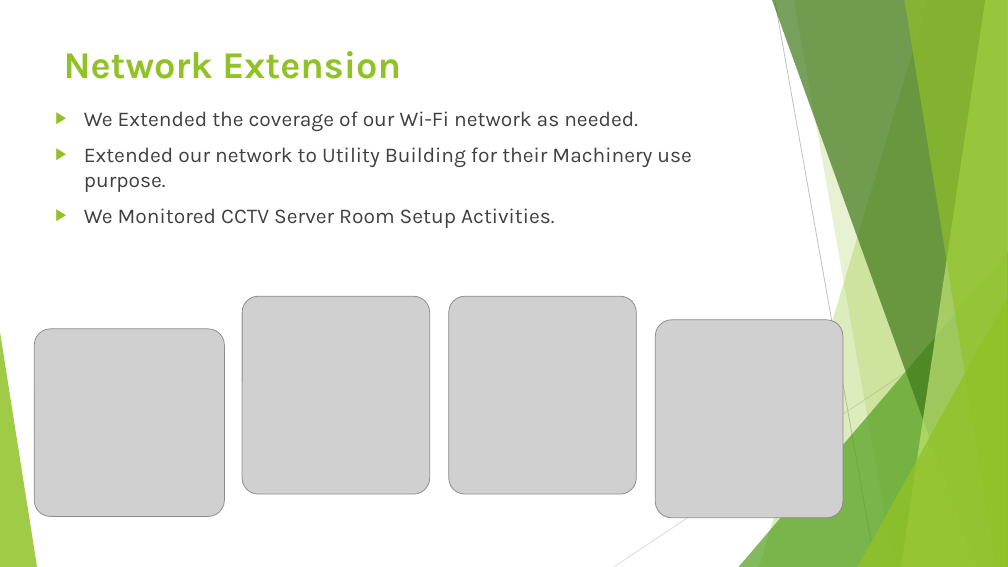
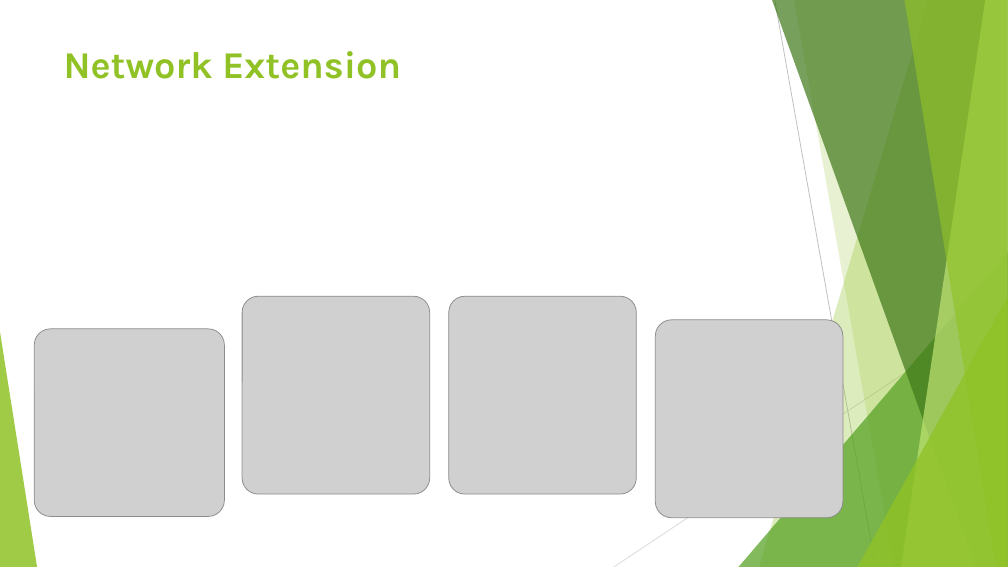
Before and after one commit to OmorKyumAunto/helpdesk-frontend, a slide deck: slide 4 of public/templates/monthly-achivement-template.pptx. Drawn at 1008x567 pixels with LibreOffice and Linux fonts; fonts in the diff are those of the drawing; grey boxes stand for pictures. Boxes give left, top, right and bottom in pixels: in the first picture for what was removed or moved away, otherwise in the second. Text is boxed around its words. In the diff, an @@ line names an element or a change of style, - is before the commit and + after.

```diff
--- a/public/templates/monthly-achivement-template.pptx
+++ b/public/templates/monthly-achivement-template.pptx
@@ text removed at (x1=84, y1=111, x2=692, y2=228) @@
-▶ We Extended the coverage of our Wi-Fi network as needed.
-▶ Extended our network to Utility Building for their Machinery use purpose.
-▶ We Monitored CCTV Server Room Setup Activities.
```
Also in this commit, not shown: 3 other slides changed, 26 other files.
